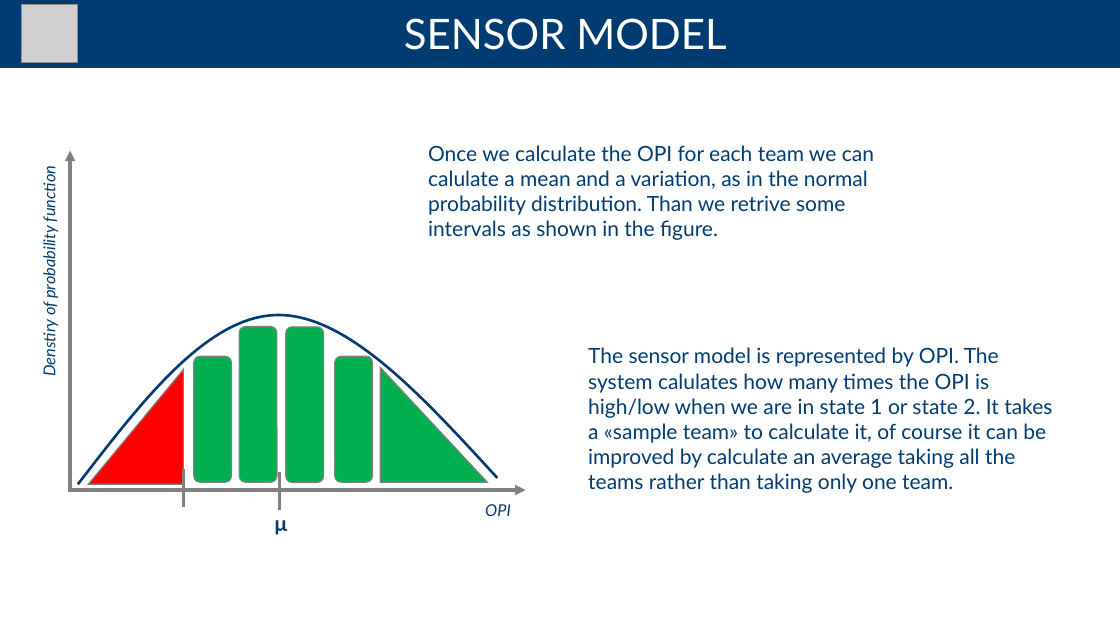
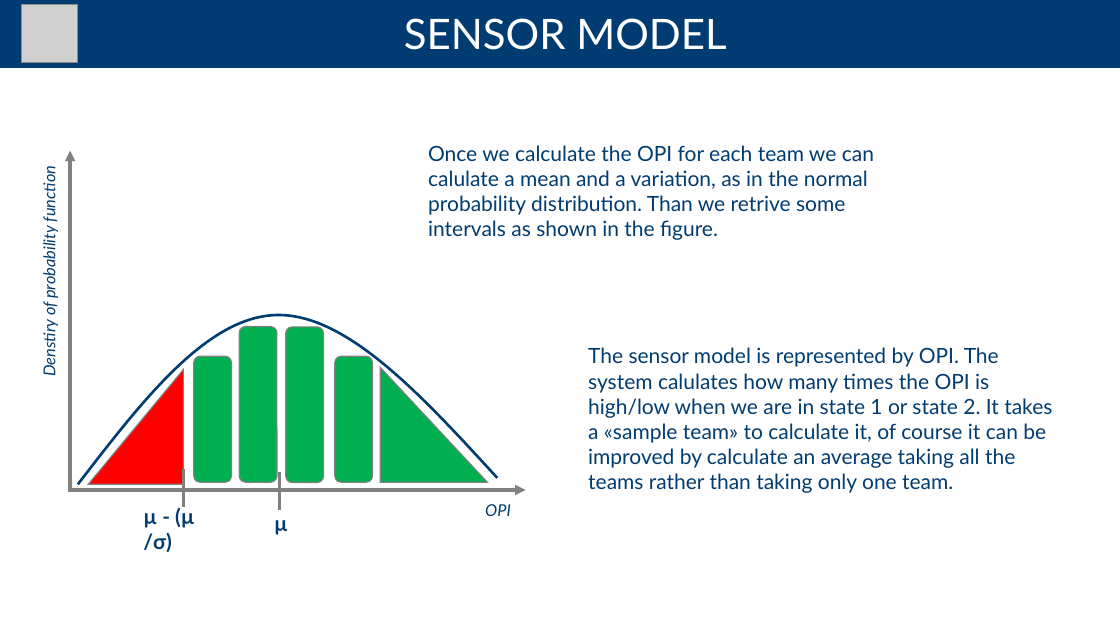
Before and after one commit to andreaTufo/FootballBettingDetectionSystem, a slide deck: slide 9 of presentation/presentation.pptx. Drawn at 1120x630 pixels with LibreOffice and Linux fonts; fonts in the diff are those of the drawing; grey boxes stand for pictures. Boxes give left, top, right and bottom in pixels: in the first picture for what was removed or moved away, otherwise in the second. Text is boxed around its words. In the diff, an @@ line names an element or a change of style, - is before the commit and + after.

```diff
--- a/presentation/presentation.pptx
+++ b/presentation/presentation.pptx
@@ text added at (x1=143, y1=506, x2=195, y2=552), 18 pt, text #003C71, bold @@
+µ - (µ /σ)
```
Also in this commit, not shown: 8 other slides changed, 5 slides added, 3 slides removed.
